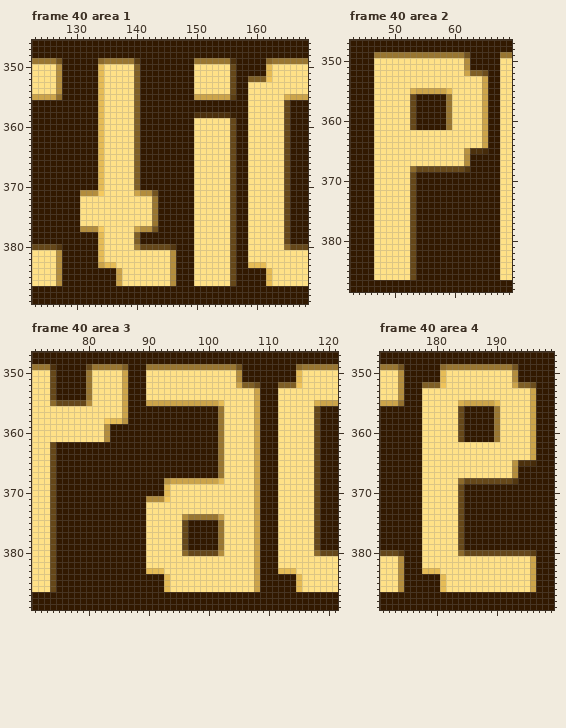
A pixel-art file gets an edit: public/assets/editable/practice.aseprite. This is how it looked before the edit.
241x400 pixels, 40 frames. Colours within 5 levels of each other are drawn and written as one. Shown: frame 40 area 1: x 123..168, y 346..389; frame 40 area 2: x 43..69, y 347..388; frame 40 area 3: x 71..121, y 347..389; frame 40 area 4: x 171..199, y 347..389.
The result:
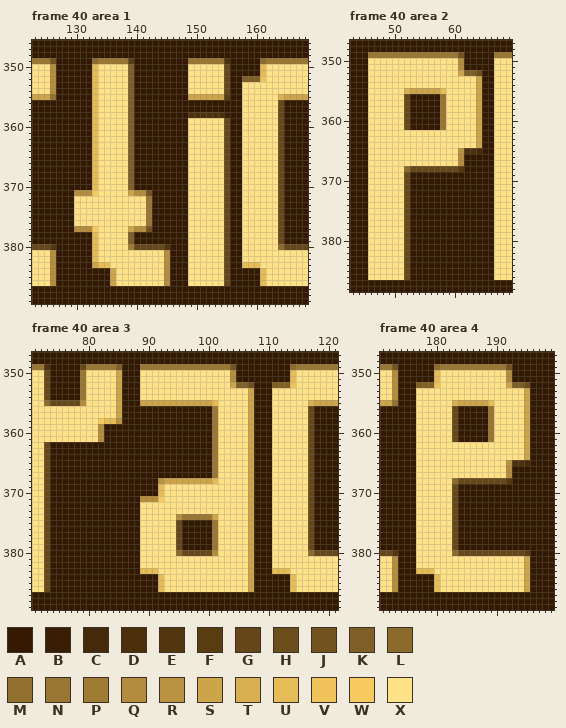
Palette (. is transparent): A #321900  B #381f03  C #452a09  D #4c300c  E #52360f  F #593c12  G #654719  H #6c4d1c  J #72531f  K #7f5f25  L #8c6a2b  M #92702e  N #997631  P #9f7c34  Q #b38d3d  R #b99341  S #cca44a  T #d9b050  U #e6bc56  V #f0c45b  W #f6ca5e  X #ffe187
Diff:
Frame 40 area 1, layer "text":
y 349: x 126..127 NJ -> JA; x 133..134 AL -> LN; x 139..140 NF -> FA; x 149 A -> N; x 155..156 ND -> DA; x 161..162 AL -> LN
y 350..351: x 126..127 XQ -> QA; x 133..134 AU -> UX; x 139..140 XK -> KA; x 149 A -> X; x 155..156 XG -> GA; x 161..162 AU -> UX
y 352: x 126..127 XQ -> QA; x 133..134 AU -> UX; x 139..140 XK -> KA; x 149 A -> X; x 155..156 XG -> GA; x 158 A -> K; x 161..162 KV -> VX
y 353..354: x 126..127 XQ -> QA; x 133..134 AU -> UX; x 139..140 XK -> KA; x 149 A -> X; x 155..156 XG -> GA; x 158 A -> X
y 355: x 126..127 SM -> MA; x 133..134 AU -> UX; x 139..140 XK -> KA; x 149 A -> S; x 155..156 SF -> FA; x 158 A -> X; x 164..165 XT -> TS
y 356..357: x 133..134 AU -> UX; x 139..140 XK -> KA; x 158 A -> X; x 164..165 XG -> GA
y 358: x 133..134 AU -> UX; x 139..140 XK -> KA; x 149 A -> D; x 155..156 DB -> BA; x 158 A -> X; x 164..165 XG -> GA
y 359..370: x 133..134 AU -> UX; x 139..140 XK -> KA; x 149 A -> X; x 155..156 XG -> GA; x 158 A -> X; x 164..165 XG -> GA
y 371: x 130 A -> Q; x 133..134 QW -> WX; x 139..140 XS -> SQ; x 142..143 QJ -> JA; x 149 A -> X; x 155..156 XG -> GA; x 158 A -> X; x 164..165 XG -> GA
y 372..376: x 130 A -> X; x 142..143 XN -> NA; x 149 A -> X; x 155..156 XG -> GA; x 158 A -> X; x 164..165 XG -> GA
y 377: x 130 A -> Q; x 133..134 QW -> WX; x 139..140 XS -> SQ; x 142..143 QJ -> JA; x 149 A -> X; x 155..156 XG -> GA; x 158 A -> X; x 164..165 XG -> GA
y 378..379: x 133..134 AU -> UX; x 139..140 XK -> KA; x 149 A -> X; x 155..156 XG -> GA; x 158 A -> X; x 164..165 XG -> GA
y 380: x 126..127 GE -> EA; x 133..134 AU -> UX; x 139..140 XP -> PG; x 145..146 GE -> EA; x 149 A -> X; x 155..156 XG -> GA; x 158 A -> X; x 164..165 XL -> LG
y 381..382: x 126..127 XQ -> QA; x 133..134 AU -> UX; x 145..146 XQ -> QA; x 149 A -> X; x 155..156 XG -> GA; x 158 A -> X
y 383: x 126..127 XQ -> QA; x 133..134 AS -> SU; x 136 U -> X; x 145..146 XQ -> QA; x 149 A -> X; x 155..156 XG -> GA; x 158 A -> U; x 161 U -> X
y 384..386: x 126..127 XQ -> QA; x 136..137 AS -> SX; x 145..146 XQ -> QA; x 149 A -> X; x 155..156 XG -> GA; x 161..162 AU -> UX
Frame 40 area 2, layer "text":
y 349: x 46 A -> N; x 61..62 NJ -> JA; x 67 A -> N
y 350..351: x 46 A -> X; x 61..62 XQ -> QA; x 67 A -> X
y 352: x 46 A -> X; x 61..62 XS -> SK; x 64..65 KH -> HA; x 67 A -> X
y 353..354: x 46 A -> X; x 64..65 XS -> SA; x 67 A -> X
y 355: x 46 A -> X; x 52..53 XT -> TS; x 58..59 SU -> UX; x 64..65 XS -> SA; x 67 A -> X
y 356..361: x 46 A -> X; x 52..53 XG -> GA; x 58..59 AN -> NX; x 64..65 XS -> SA; x 67 A -> X
y 362..364: x 46 A -> X; x 64..65 XS -> SA; x 67 A -> X
y 365: x 46 A -> X; x 61..62 XR -> RD; x 64..65 DC -> CA; x 67 A -> X
y 366..367: x 46 A -> X; x 61..62 XQ -> QA; x 67 A -> X
y 368: x 46 A -> X; x 52..53 XL -> LG; x 61..62 GE -> EA; x 67 A -> X
y 369..386: x 46 A -> X; x 52..53 XG -> GA; x 67 A -> X
Frame 40 area 3, layer "text":
y 349: x 73..74 ND -> DA; x 79..80 AG -> GN; x 85..86 NK -> KA; x 89 A -> N; x 104..105 NJ -> JA; x 114..115 AL -> LN
y 350..351: x 73..74 XG -> GA; x 79..80 AN -> NX; x 85..86 XS -> SA; x 89 A -> X; x 104..105 XQ -> QA; x 114..115 AU -> UX
y 352: x 73..74 XG -> GA; x 79..80 AN -> NX; x 85..86 XS -> SA; x 89 A -> X; x 104..105 XS -> SK; x 107..108 KH -> HA; x 111 A -> K; x 114..115 KV -> VX
y 353..354: x 73..74 XG -> GA; x 79..80 AN -> NX; x 85..86 XS -> SA; x 89 A -> X; x 107..108 XS -> SA; x 111 A -> X
y 355: x 73..74 XL -> LG; x 79..80 GQ -> QX; x 85..86 XS -> SA; x 89 A -> S; x 101..102 SU -> UX; x 107..108 XS -> SA; x 111 A -> X; x 117..118 XT -> TS
y 356..357: x 85..86 XS -> SA; x 101..102 AN -> NX; x 107..108 XS -> SA; x 111 A -> X; x 117..118 XG -> GA
y 358: x 82..83 XW -> WU; x 85..86 UR -> RA; x 101..102 AN -> NX; x 107..108 XS -> SA; x 111 A -> X; x 117..118 XG -> GA
y 359..361: x 82..83 XQ -> QA; x 101..102 AN -> NX; x 107..108 XS -> SA; x 111 A -> X; x 117..118 XG -> GA
y 362..367: x 73..74 XG -> GA; x 101..102 AN -> NX; x 107..108 XS -> SA; x 111 A -> X; x 117..118 XG -> GA
y 368: x 73..74 XG -> GA; x 92..93 AR -> RS; x 101..102 SU -> UX; x 107..108 XS -> SA; x 111 A -> X; x 117..118 XG -> GA
y 369..370: x 73..74 XG -> GA; x 92..93 AU -> UX; x 107..108 XS -> SA; x 111 A -> X; x 117..118 XG -> GA
y 371: x 73..74 XG -> GA; x 89 A -> Q; x 92..93 QW -> WX; x 107..108 XS -> SA; x 111 A -> X; x 117..118 XG -> GA
y 372..373: x 73..74 XG -> GA; x 89 A -> X; x 107..108 XS -> SA; x 111 A -> X; x 117..118 XG -> GA
y 374: x 73..74 XG -> GA; x 89 A -> X; x 95..96 XQ -> QN; x 101..102 NS -> SX; x 107..108 XS -> SA; x 111 A -> X; x 117..118 XG -> GA
y 375..379: x 73..74 XG -> GA; x 89 A -> X; x 95..96 XG -> GA; x 101..102 AN -> NX; x 107..108 XS -> SA; x 111 A -> X; x 117..118 XG -> GA
y 380: x 73..74 XG -> GA; x 89 A -> X; x 95..96 XL -> LG; x 101..102 GQ -> QX; x 107..108 XS -> SA; x 111 A -> X; x 117..118 XL -> LG
y 381..382: x 73..74 XG -> GA; x 89 A -> X; x 107..108 XS -> SA; x 111 A -> X
y 383: x 73..74 XG -> GA; x 89 A -> U; x 92 U -> X; x 107..108 XS -> SA; x 111 A -> U; x 114 U -> X
y 384..386: x 73..74 XG -> GA; x 92..93 AU -> UX; x 107..108 XS -> SA; x 114..115 AU -> UX
Frame 40 area 4, layer "text":
y 349: x 173..174 NJ -> JA; x 180..181 AL -> LN; x 192..193 NJ -> JA
y 350..351: x 173..174 XQ -> QA; x 180..181 AU -> UX; x 192..193 XQ -> QA
y 352: x 173..174 XQ -> QA; x 177 A -> K; x 180..181 KV -> VX; x 192..193 XS -> SK; x 195..196 KH -> HA
y 353..354: x 173..174 XQ -> QA; x 177 A -> X; x 195..196 XS -> SA
y 355: x 173..174 SM -> MA; x 177 A -> X; x 183..184 XT -> TS; x 189..190 SU -> UX; x 195..196 XS -> SA
y 356..361: x 177 A -> X; x 183..184 XG -> GA; x 189..190 AN -> NX; x 195..196 XS -> SA
y 362..364: x 177 A -> X; x 195..196 XS -> SA
y 365: x 177 A -> X; x 192..193 XR -> RD; x 195..196 DC -> CA
y 366..367: x 177 A -> X; x 192..193 XQ -> QA
y 368: x 177 A -> X; x 183..184 XL -> LG; x 192..193 GE -> EA
y 369..379: x 177 A -> X; x 183..184 XG -> GA
y 380: x 173..174 GE -> EA; x 177 A -> X; x 183..184 XL -> LG; x 195..196 GF -> FA
y 381..382: x 173..174 XQ -> QA; x 177 A -> X; x 195..196 XS -> SA
y 383: x 173..174 XQ -> QA; x 177 A -> U; x 180 U -> X; x 195..196 XS -> SA
y 384..386: x 173..174 XQ -> QA; x 180..181 AU -> UX; x 195..196 XS -> SA
